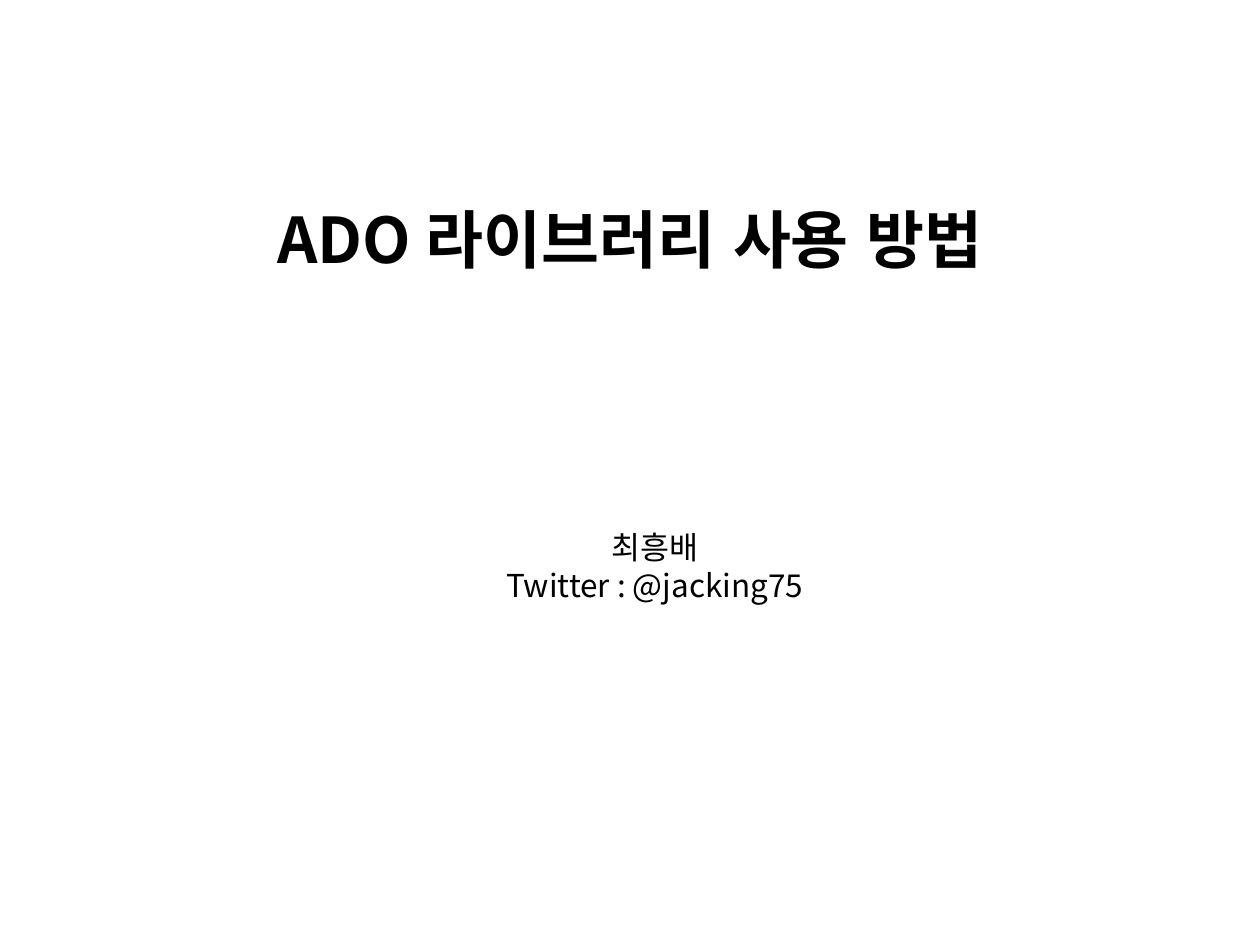
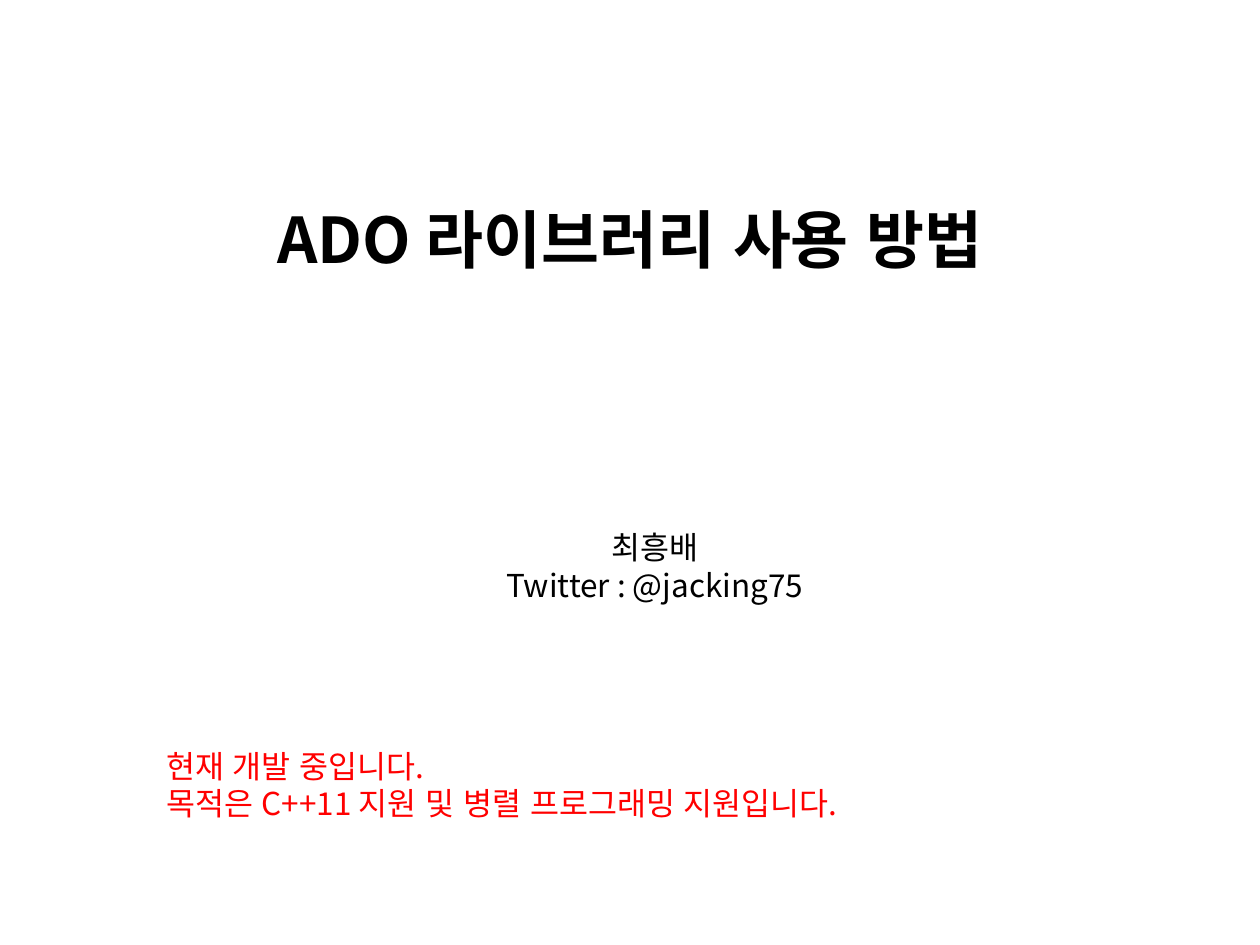
Before and after one commit to javawork/halfnetwork, a slide deck: slide 1 of ExternalLib/AsyncAdo/readme(Kor).pptx. Drawn at 1260x945 pixels with LibreOffice and Linux fonts; fonts in the diff are those of the drawing. Boxes give left, top, right and bottom in pixels: in the first picture for what was removed or moved away, otherwise in the second. Text is boxed around its words. In the diff, an @@ line names an element or a change of style, - is before the commit and + after.

```diff
--- a/ExternalLib/AsyncAdo/readme(Kor).pptx
+++ b/ExternalLib/AsyncAdo/readme(Kor).pptx
@@ text added at <box>166,752,838,818</box>, 18 pt, text #FF0000 @@
+현재 개발 중입니다.
+목적은 C++11 지원 및 병렬 프로그래밍 지원입니다.
```
Also in this commit, not shown: 8 other files.
